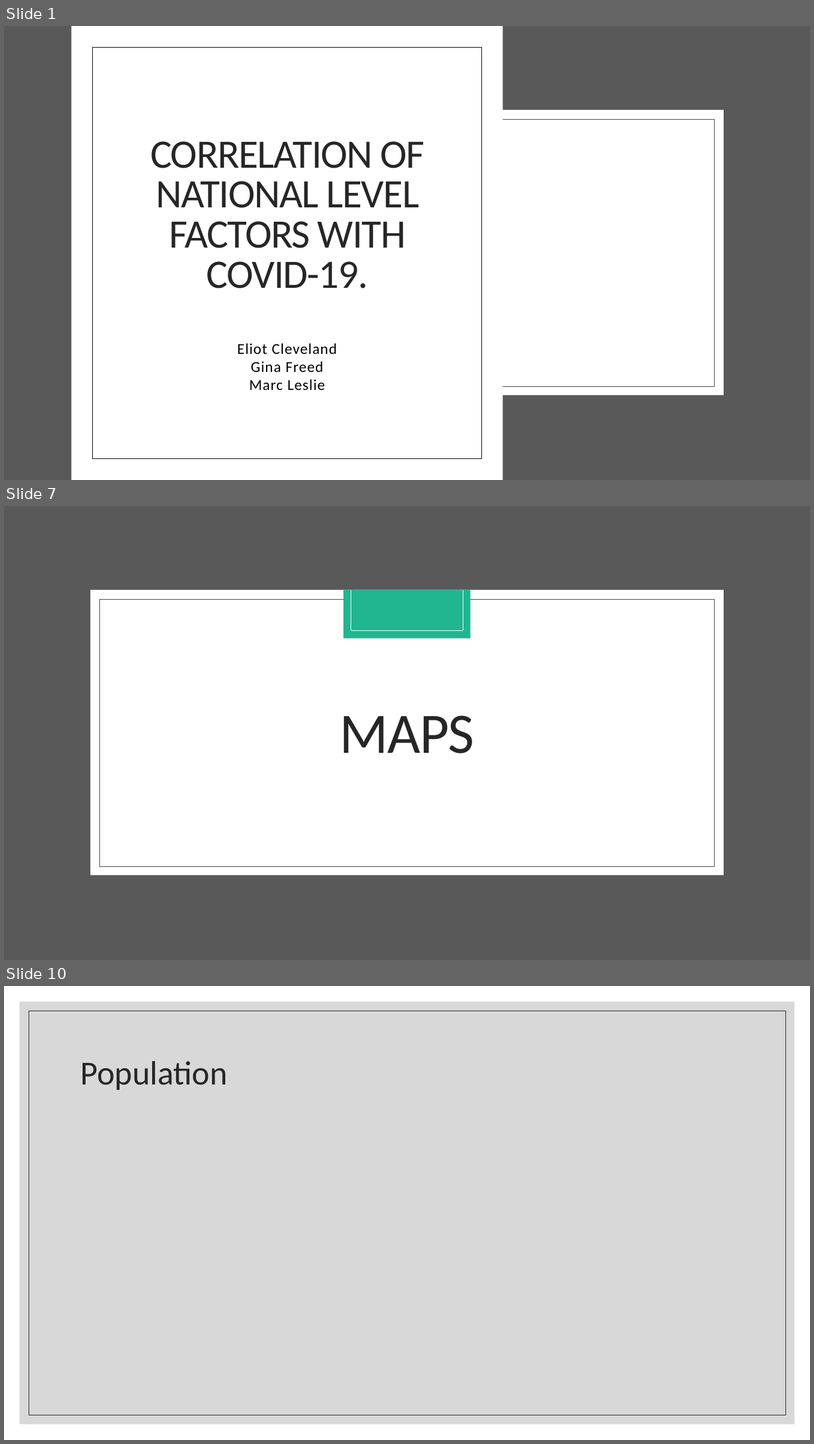
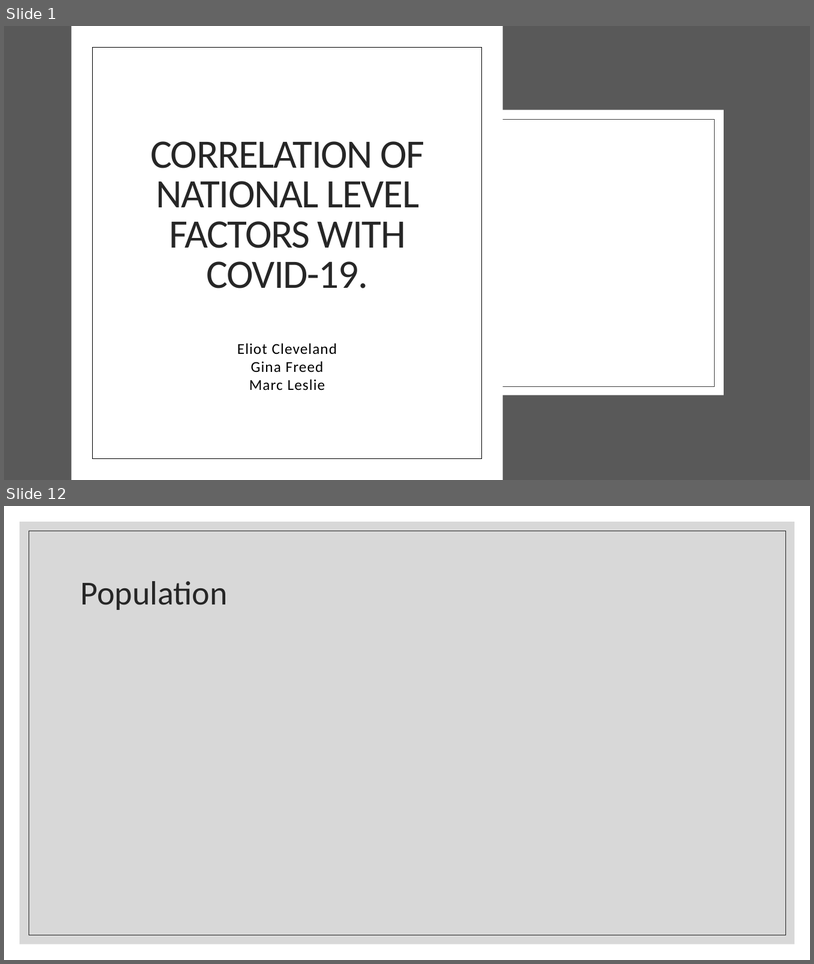
Before and after one commit to eclevela-1234/Covid-19-in-Europe, a slide deck: Covid-19 Presentation Team GEM.pptx. Shown one above the other, each under a label of ours: slides 1, 7 and 10 before the commit, slides 1 and 12 after it; the slides between them are not shown. The pictures are 814x1444 and 814x964 pixels, drawn with LibreOffice and Linux fonts; fonts in the diff are those of the drawing; background and template pictures are left out. Boxes give left, top, right and bottom in pixels: in the first picture for what was removed or moved away, otherwise in the second. Text is boxed around its words. In the diff, an @@ line names an element or a change of style, - is before the commit and + after.

```diff
--- a/Covid-19 Presentation Team GEM.pptx
+++ b/Covid-19 Presentation Team GEM.pptx
@@ slide 7 removed at (x1=4, y1=506, x2=810, y2=960), background #FFFFFF; not listed: 3 template elements that a slide beside it also shows @@
@@ rectangle removed at (x1=344, y1=590, x2=471, y2=639) @@
@@ line removed from (351, 590) to (351, 631) @@
@@ line removed from (463, 590) to (463, 631) @@
@@ line removed from (351, 631) to (463, 631) @@
@@ title removed at (x1=339, y1=715, x2=474, y2=753) @@
-MAPS
@@ what was slide 10 is now slide 12 @@
```
Also in this commit, not shown: 1 slide changed, 11 slides added, 7 other slides removed.
